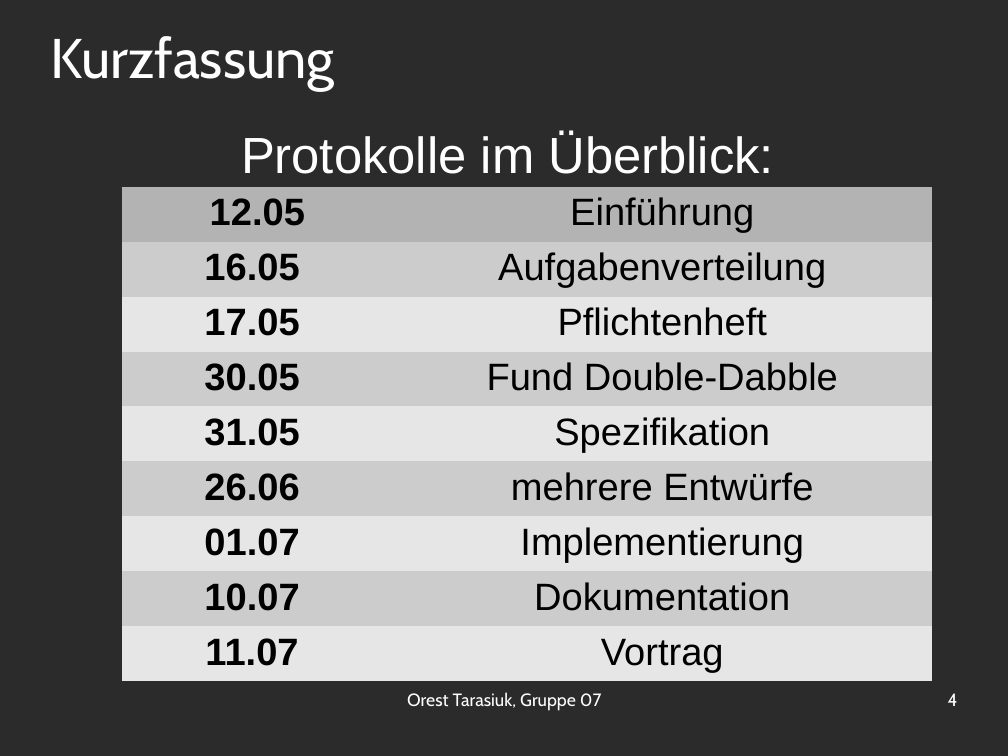
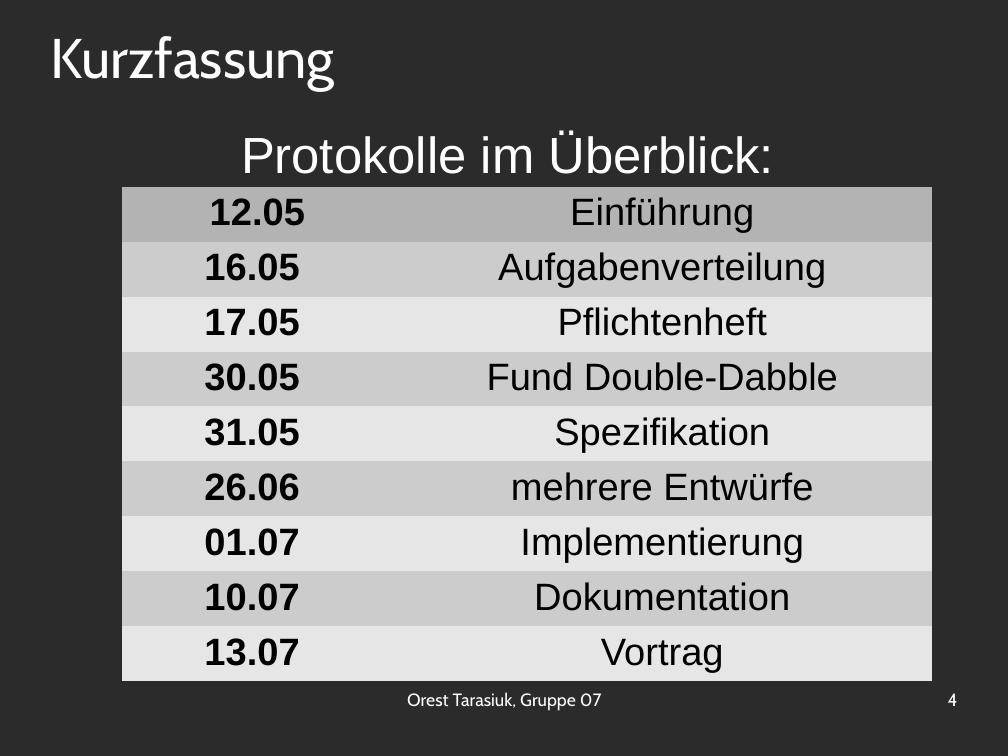
Before and after one commit to OrestTa/etip, a slide deck: slide 4 of Projekt1/Protokolle/verlauf1.odp. Drawn at 1008x756 pixels with LibreOffice and Linux fonts; fonts in the diff are those of the drawing; background and template pictures are left out; a plain dark background stands for a picture behind light text. Boxes give left, top, right and bottom in pixels: in the first picture for what was removed or moved away, otherwise in the second. Text is boxed around its words. In the diff, an @@ line names an element or a change of style, - is before the commit and + after.

```diff
--- a/Projekt1/Protokolle/verlauf1.odp
+++ b/Projekt1/Protokolle/verlauf1.odp
@@ table at bbox=[123, 187, 932, 677] @@
-row 9, column 1: 11.07
+row 9, column 1: 13.07
```
Also in this commit, not shown: 4 other slides changed.
